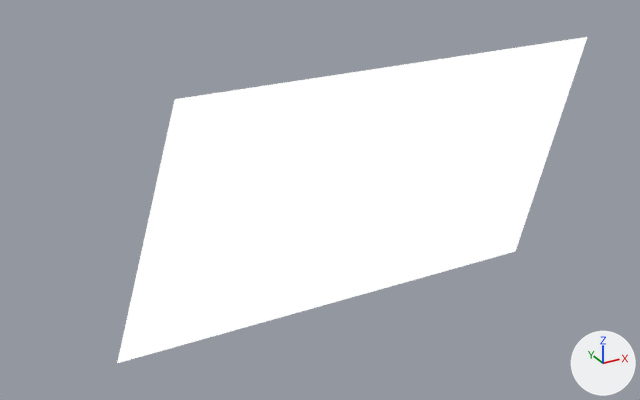
An edit to the Blender file PlanesRemakeArt/PlanesRemakeUI.blend, drawn before and after from the same camera.
The view is the same before and after, from a camera (50 mm lens) standing at (-4.84, -7.64, 3.8) and looking at (-0.79, -0.26, 0.11). The lights are fixed; the arrows at lower right show +X, +Y and +Z.

The first picture shows 'Window'.
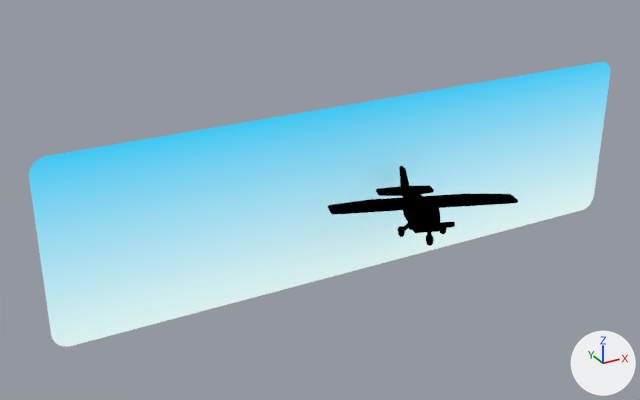
Edits to the bpy script that builds the scene:
```text
Add img_simpleairport_png_003:
    img_simpleairport_png_003 = load_image('SimpleAirport.png.003', 'SimpleAirport.png', 1024, 1024, 'sRGB')
Add mat_screenshot_2024_11_08_233338:
    mat_screenshot_2024_11_08_233338 = bpy.data.materials.new('Screenshot 2024-11-08 233338')
    # nodes: BsdfPrincipled, Mapping, OutputMaterial, TexCoord, TexGradient, ValToRGB
    # colours: cyan #36d1ff, white #e7fefb
Add mat_outline_002:
    mat_outline_002 = emission_material('Outline.002')
    mat_outline_002.base_color = (0.0, 0.0, 0.0)  # black #000000
Add mat_iconcolor_002:
    mat_iconcolor_002 = bpy.data.materials.new('IconColor.002')
    # uses the picture img_simpleairport_png_003
Add me_screenshot_2024_11_08_233338_001:
    me_screenshot_2024_11_08_233338_001.from_pydata(...)  # 84 vertices, 1 face; spans x -3.57..3.43, y -0.99..0.99, z 0.0
    me_screenshot_2024_11_08_233338_001.materials.append(mat_screenshot_2024_11_08_233338)
Change ob_window:
    ob_window: bpy.data.objects.new('Window', me_plane_008) -> bpy.data.objects.new('Window', me_screenshot_2024_11_08_233338_001)
Add ob_propellor_002:
    ob_propellor_002 = bpy.data.objects.new('Propellor.002', me_mesh_003.copy())  # the mesh of ob_propellor_002
    ob_propellor_002.parent = ob_foreground
    ob_propellor_002.location = (0.0, -0.0364, 0.0221)
    _m = ob_propellor_002.modifiers.new('Bevel', 'BEVEL')
    _m.width = 0.005
    _m.width_pct = 0.005
    _m.limit_method = 'WEIGHT'
    _m.harden_normals = True
    _m = ob_propellor_002.modifiers.new('Solidify', 'SOLIDIFY')
    _m.thickness = -0.001
    _m.material_offset = 1
    _m.use_flip_normals = True
Add ob_foreground:
    ob_foreground = bpy.data.objects.new('Foreground', me_mesh_002.copy())  # the mesh of ob_foreground
    ob_foreground.location = (-0.003, -0.992, -0.158)
    ob_foreground.rotation_euler = (-0.101, 0.0, -0.354)  # degrees (-5.8, 0, -20)
    ob_foreground.scale = (9.91, 9.91, 9.91)
    _m = ob_foreground.modifiers.new('Bevel', 'BEVEL')
    _m.width = 0.005
    _m.width_pct = 0.005
    _m.limit_method = 'WEIGHT'
    _m.harden_normals = True
    _m = ob_foreground.modifiers.new('Solidify', 'SOLIDIFY')
    _m.thickness = -0.001
    _m.material_offset = 1
    _m.use_flip_normals = True
```

Where the change shows, as pixel boxes [x1, y1, x2, y2] in the pictures (640 x 400 px):
'Window', reshaped (24% wider, 13% shorter)
    before: [117, 37, 587, 363]
    after: [29, 62, 610, 347]
'Foreground', added (black)
    after: [328, 166, 518, 246]
'Propellor.002', added
    after: [409, 222, 455, 230]
